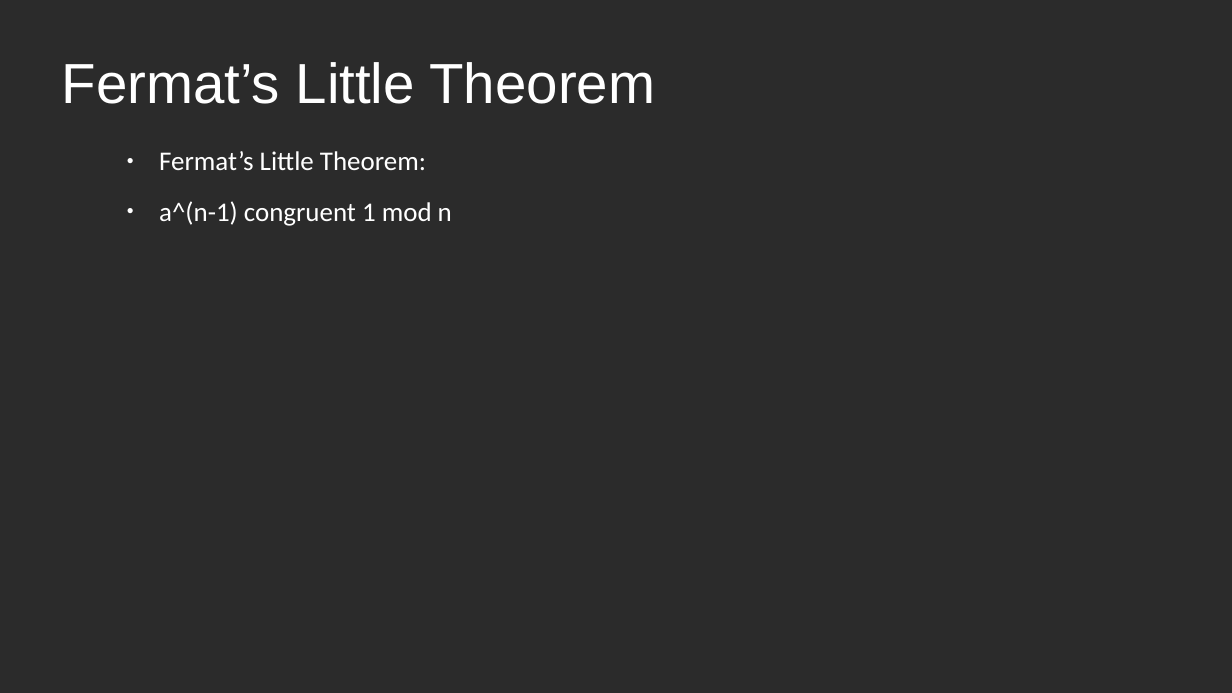
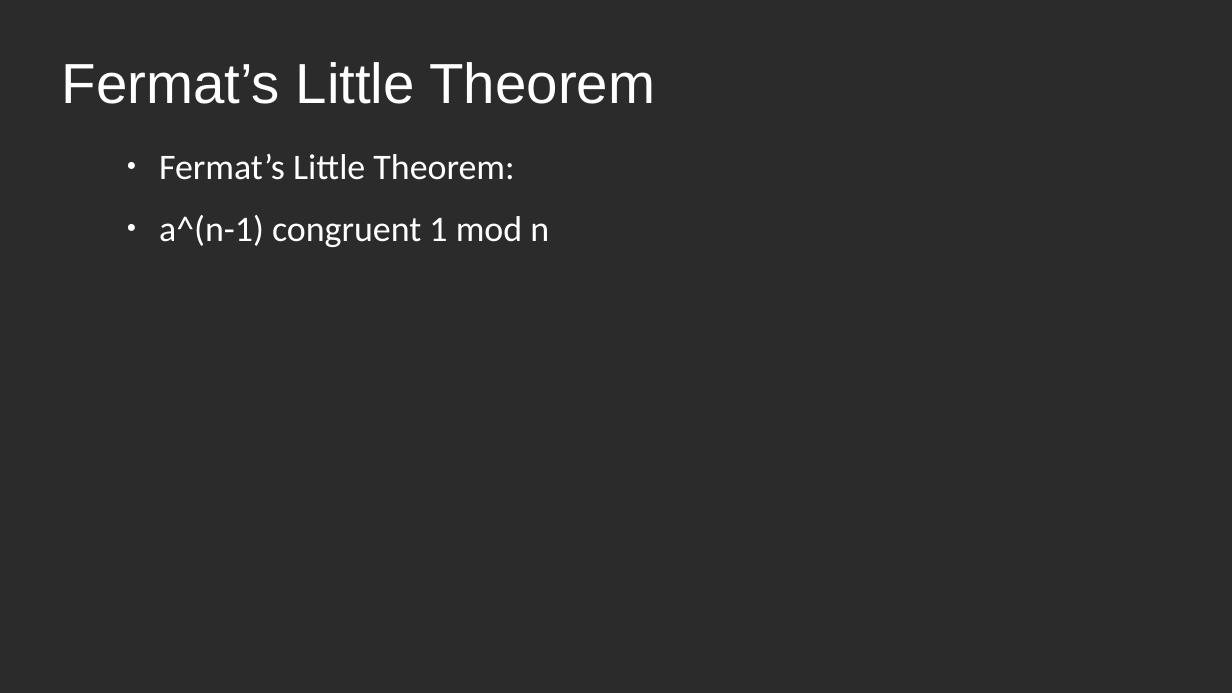
Before and after one commit to rohansaha/CSC-635-Data-Mining-, a slide deck: slide 15 of Classifying natural numbers.pptx (slide 7 before the commit). Drawn at 1232x693 pixels with LibreOffice and Linux fonts; fonts in the diff are those of the drawing; background and template pictures are left out; a plain dark background stands for a picture behind light text. Boxes give left, top, right and bottom in pixels: in the first picture for what was removed or moved away, otherwise in the second. Text is boxed around its words. In the diff, an @@ line names an element or a change of style, - is before the commit and + after.

Commit message:
Add files via upload
Need to edit the Fermat's Little Theorem slide, but should be good otherwise.

```diff
--- a/Classifying natural numbers.pptx
+++ b/Classifying natural numbers.pptx
@@ text "Fermat’s Little Theorem:" at [159,154,549,247]: size 21 to 28 pt @@
```
Also in this commit, not shown: 4 other slides changed, 7 slides added, 5 slides removed.
